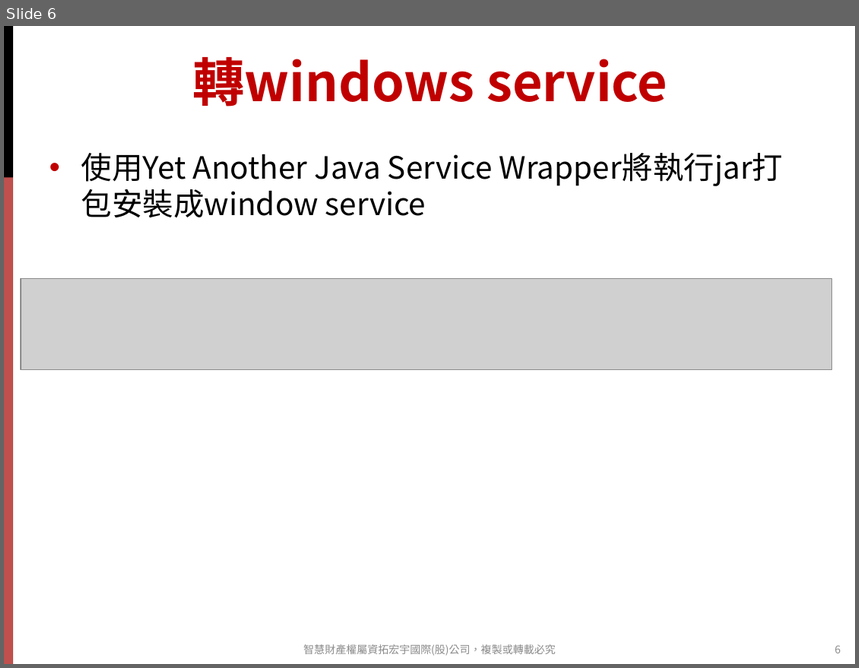
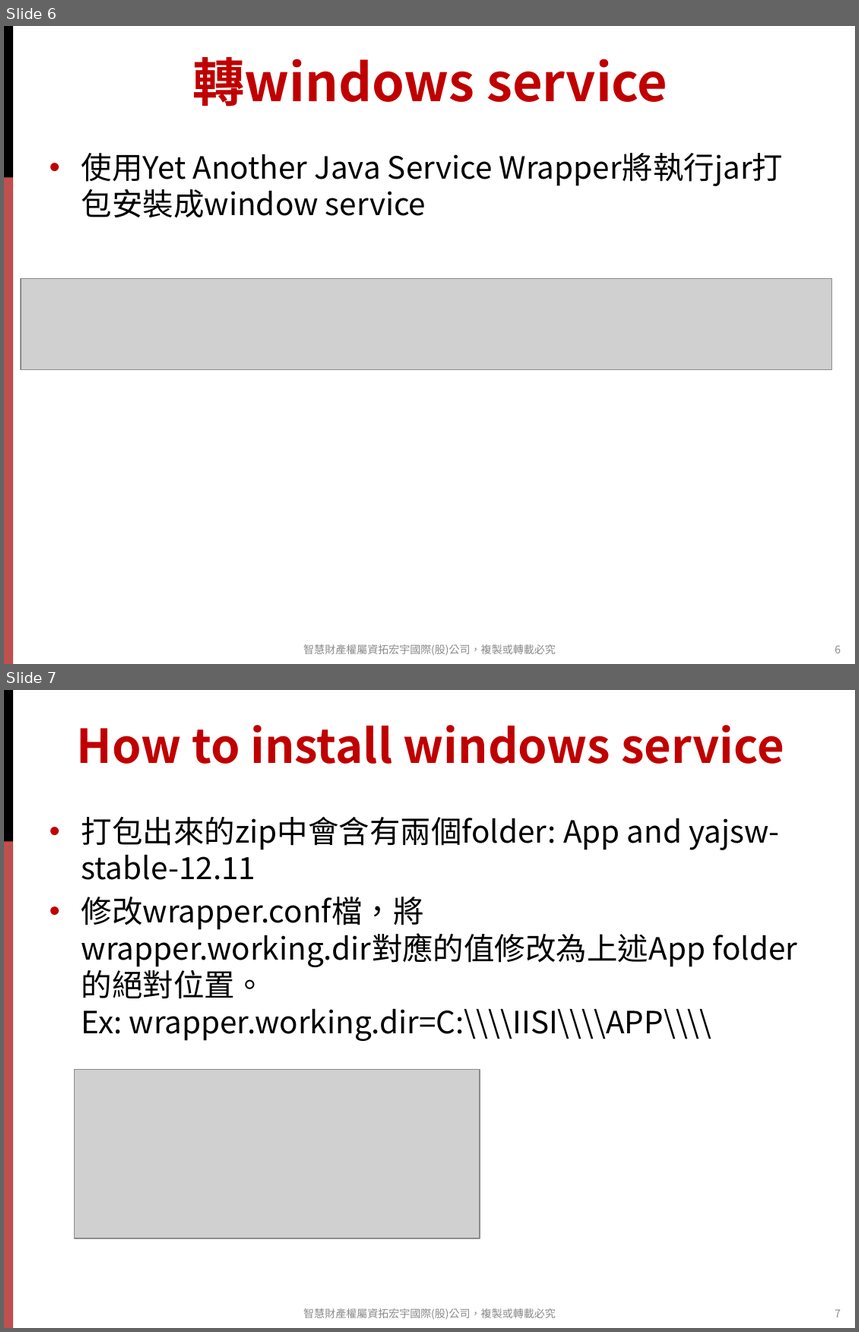
Before and after one commit to strikecbu/TraceLogMonitor, a slide deck: other/doc/TraceLogMonitorWithWAS.pptx. Shown one above the other, each under a label of ours: slide 6 before the commit, slides 6 and 7 after it. The pictures are 859x668 and 859x1332 pixels, drawn with LibreOffice and Linux fonts; fonts in the diff are those of the drawing; grey boxes stand for pictures; background and template pictures are left out. Boxes give left, top, right and bottom in pixels: in the first picture for what was removed or moved away, otherwise in the second. Text is boxed around its words. In the diff, an @@ line names an element or a change of style, - is before the commit and + after.

```diff
--- a/other/doc/TraceLogMonitorWithWAS.pptx
+++ b/other/doc/TraceLogMonitorWithWAS.pptx
@@ slide 7 added at (4, 690, 855, 1328), background #FFFFFF; not listed: 2 template elements that a slide beside it also shows @@
@@ title added at (77, 725, 785, 764), 39.6 pt, text #C00000, bold @@
+How to install windows service
@@ text added at (82, 817, 779, 1041), 26 pt, text #000000 @@
+• 打包出來的zip中會含有兩個folder: App and yajsw-stable-12.11
+• 修改wrapper.conf檔，將
+  wrapper.working.dir對應的值修改為上述App folder的絕對位置。
+  Ex: wrapper.working.dir=C:\\\\IISI\\\\APP\\\\
@@ picture added at (75, 1070, 480, 1239) @@
@@ text added at (303, 1309, 556, 1320), 9 pt, text #8C8C8C @@
+智慧財產權屬資拓宏宇國際(股)公司，複製或轉載必究
@@ page number added at (835, 1310, 841, 1318), 9 pt, text #8C8C8C @@
+7
```
Also in this commit, not shown: 2 other slides added.
